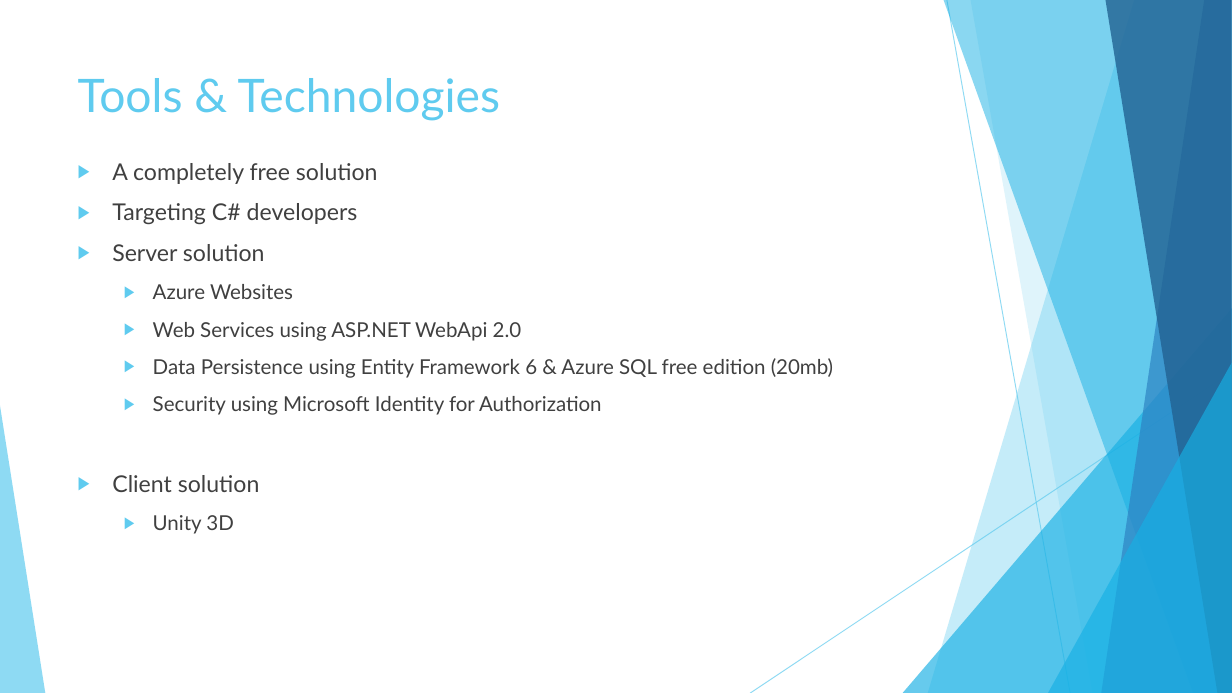
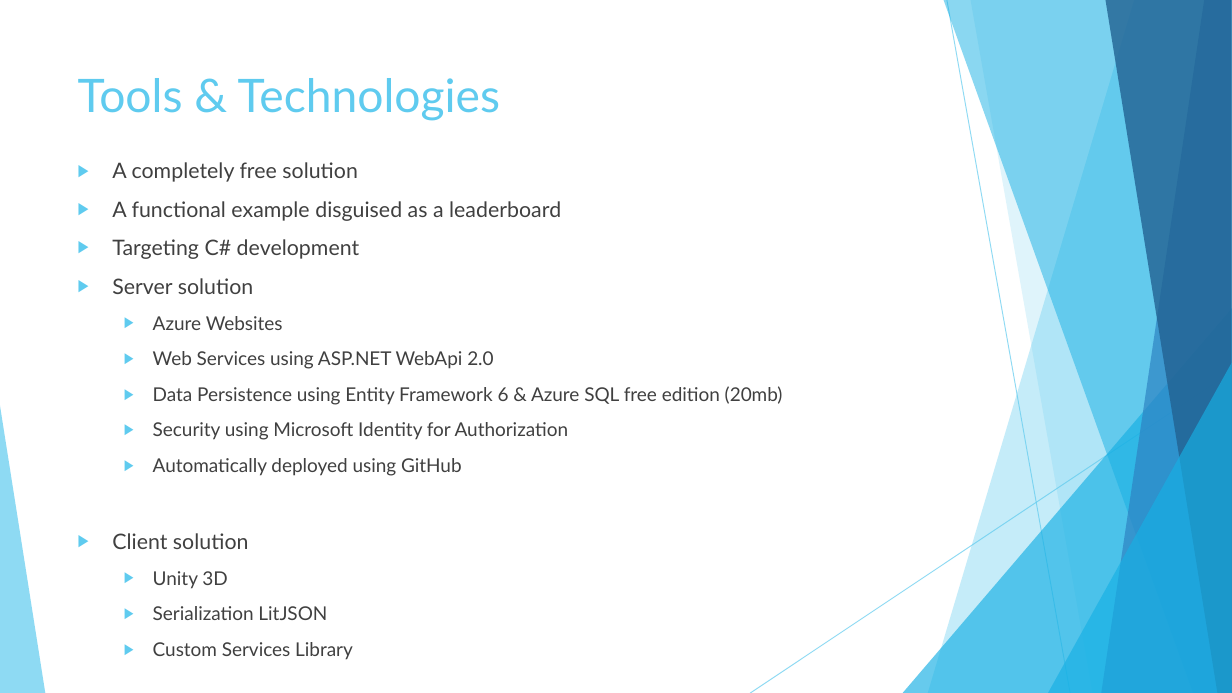
Before and after one commit to andrewboudreau/Leaderboard, a slide deck: slide 3 of Unity 3D and Azure.pptx. Drawn at 1232x693 pixels with LibreOffice and Linux fonts; fonts in the diff are those of the drawing. Boxes give left, top, right and bottom in pixels: in the first picture for what was removed or moved away, otherwise in the second. Text is boxed around its words. In the diff, an @@ line names an element or a change of style, - is before the commit and + after.

```diff
--- a/Unity 3D and Azure.pptx
+++ b/Unity 3D and Azure.pptx
@@ text at <box>112,162,783,589</box>: size 18 to 16.6 pt in "A completely free solution", "Server solution", "Client solution"; size 16 to 14.8 pt in "Azure Websites", "Web Services using ASP.NET WebApi 2.0", "Data Persistence using Entity Framework 6 & ...", "Security using Microsoft Identity for Authorization" and 1 more places @@
@@ text at <box>112,201,561,259</box>: text changed; size 18 to 16.6 pt @@
-▶ Targeting C# developers
+▶ A functional example disguised as a leaderboard
+▶ Targeting C# development
@@ text at <box>153,458,462,476</box>: paragraph added @@
+  ▶ Automatically deployed using GitHub
@@ text at <box>153,606,327,620</box>: paragraphs added @@
+  ▶ Serialization LitJSON
+  ▶ Custom Services Library
```
Also in this commit, not shown: 1 other slide changed, 1 slide added, 1 slide removed.
